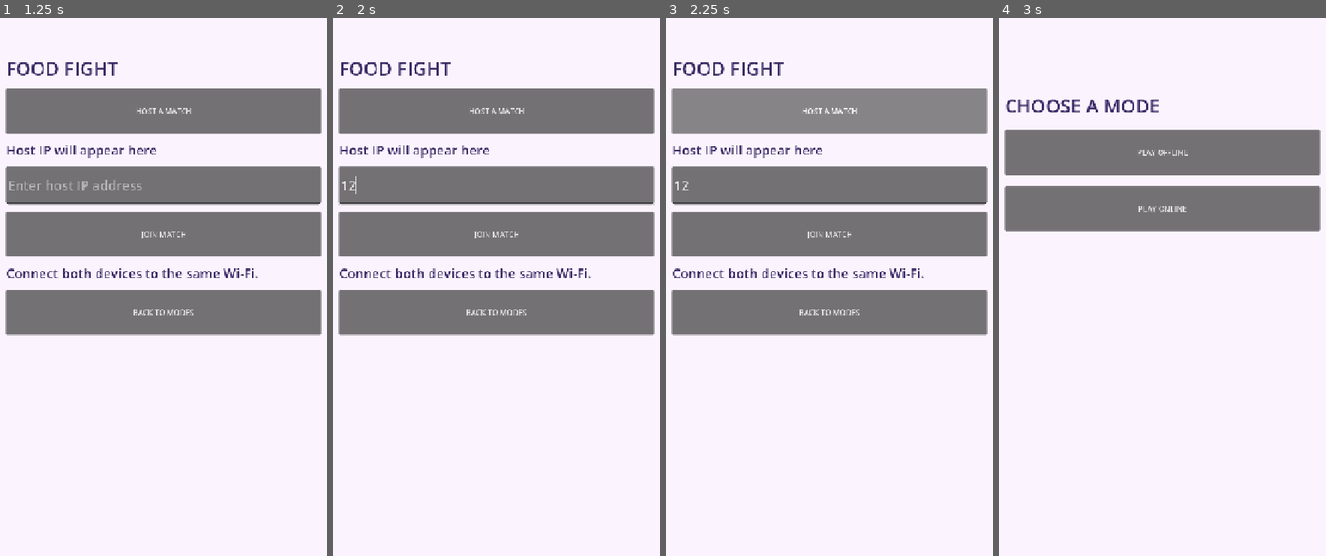
Above: before the commit, frames 1-4 (left to right).
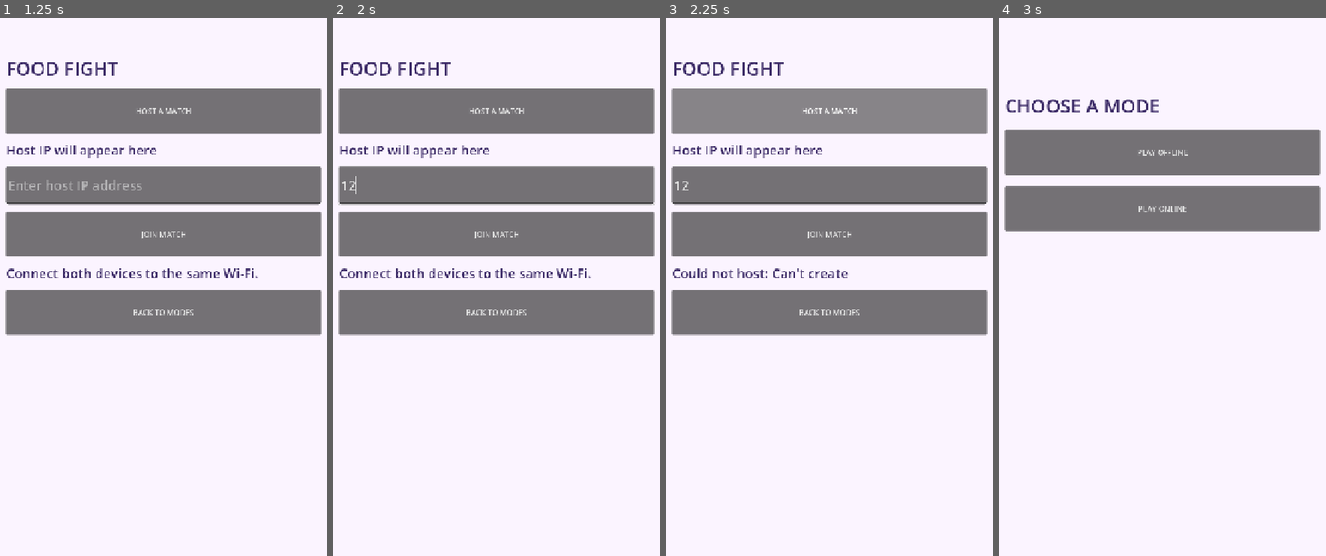
Above: after the commit, the same moments.

Repository: shzzzt/beatbites
Game: Godot game, scene res://scenes/ui/ModeSelect.tscn
The game is run twice, just before and just after one commit, with the same random seed, the same clock (stepped at 60 frames per second) and the same inputs. Sound files missing from this copy of the repository are replaced by a short silence.
Inputs (mouse positions are in pixels of both pictures, inside the frame that each line leads up to):
- Up to frame 1 (1.25 s): click "PLAY ONLINE" at 0.5 s
- Up to frame 2 (2 s): click (496, 184) at 1.27 s; type "12" at 1.35 s
- Up to frame 3 (2.25 s): click "HOST A MATCH" at 2 s
- Up to frame 4 (3 s): click "BACK TO MODES" at 2.75 s

Frames 1-2 are identical in both runs. In frame 3, 0.6% of the frame differs, in the area x 7-79%, y 46-49%; in frame 4, nothing differs.

Commit message:
Start hosting and display local addresses in lobby

Diff:
--- a/scripts/Lobby.gd
+++ b/scripts/Lobby.gd
@@ -3,8 +3,36 @@
 
 func _ready() -> void:
 	$Content/Back.pressed.connect(_on_back_pressed)
+	$Content/Host.pressed.connect(_on_host_pressed)
 
 
 func _on_back_pressed() -> void:
+	Net.leave_game() # Release the connection and hosting port.
 	# Return to the Offline / Online choice.
 	get_tree().change_scene_to_file("res://scenes/ui/ModeSelect.tscn")
+
+func _on_host_pressed() -> void:
+	var error: Error = Net.host_game() # Ask Net to create the server.
+	if error != OK:
+		$Content/Status.text = "Could not host: " + error_string(error)
+		return # Keep the lobby available for another attempt.
+
+	$Content/Host.disabled = true # Already hosting.
+	$Content/Join.disabled = true # Hosting and joining are separate roles.
+	$Content/Status.text = "Waiting for player 2..."
+	show_host_addresses()
+
+
+func show_host_addresses() -> void:
+	var addresses: PackedStringArray = []
+	for address in IP.get_local_addresses():
+		# Keep IPv4 addresses, excluding this-device-only and link-local ones.
+		if ":" in address or address.begins_with("127."):
+			continue
+		if address.begins_with("169.254."):
+			continue
+		addresses.append(address)
+
+	$Content/HostIP.text = "Local IP addresses:\n" + "\n".join(addresses)
+	if addresses.is_empty():
+		$Content/HostIP.text = "No local IPv4 address found. Check Wi-Fi."
